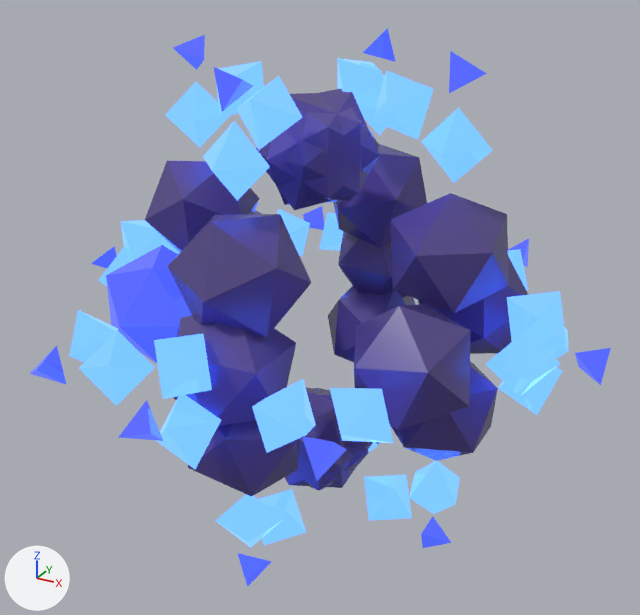
An edit to the glTF model public/glb/stone_02.glb, drawn before and after from the same camera.
The view is the same before and after, from a 50 mm lens placed at (1.125, -2.032, 1.005), pointed at (0.008, -0.001, -0.011). Arrows for +X, +Y and +Z are at lower left; the lights stay in place. The first picture is the older version. Where no turn or scale is listed for an object, it has been applied to the vertices.

Objects in the first picture: 'AUTO_RUNIC_STAR_INTERSECTION_XY_01', 'AUTO_RUNIC_STAR_INTERSECTION_XY_02', 'AUTO_RUNIC_STAR_INTERSECTION_XY_03', 'AUTO_RUNIC_STAR_INTERSECTION_XY_04', 'AUTO_RUNIC_STAR_INTERSECTION_XY_05', 'AUTO_RUNIC_STAR_INTERSECTION_XY_06', 'AUTO_RUNIC_STAR_INTERSECTION_XZ_02', 'AUTO_RUNIC_STAR_INTERSECTION_XZ_03', 'AUTO_RUNIC_STAR_INTERSECTION_XZ_04', 'AUTO_RUNIC_STAR_INTERSECTION_XZ_05', 'AUTO_RUNIC_STAR_INTERSECTION_XZ_06', 'AUTO_RUNIC_STAR_INTERSECTION_YZ_01', 'AUTO_RUNIC_STAR_INTERSECTION_YZ_02', 'AUTO_RUNIC_STAR_INTERSECTION_YZ_03', 'AUTO_RUNIC_STAR_INTERSECTION_YZ_04', 'AUTO_RUNIC_STAR_INTERSECTION_YZ_05', 'AUTO_RUNIC_STAR_INTERSECTION_YZ_06' and 42 more.
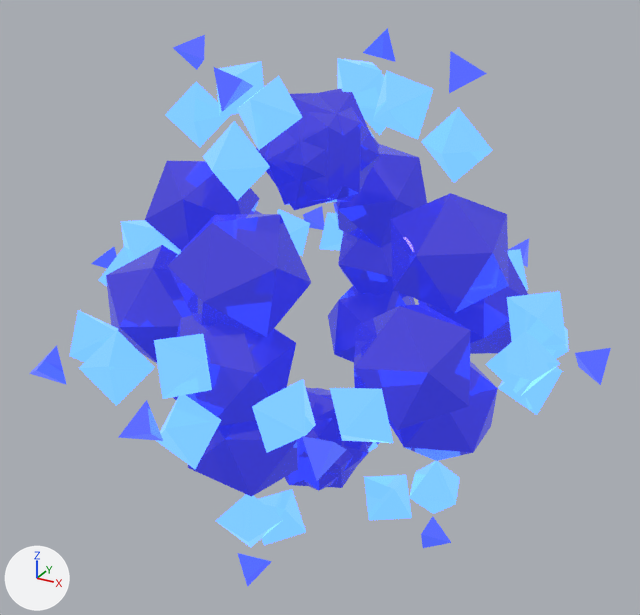
Location of each change, (x1, y1, x2, y2) in pixels of the pictures (640 x 615 px):
'AUTO_RUNIC_STAR_INTERSECTION_YZ_06', surface changed, recoloured (lighter): (168, 214, 311, 337) in both
'AUTO_RUNIC_STAR_INTERSECTION_XY_03', surface changed, recoloured: (354, 304, 471, 430) in both
'AUTO_RUNIC_STAR_INTERSECTION_XZ_04', surface changed, recoloured (lighter): (390, 193, 509, 313) in both
'AUTO_RUNIC_STAR_INTERSECTION_XY_02', surface changed, recoloured (lighter): (173, 315, 296, 426) in both
'AUTO_RUNIC_STAR_INTERSECTION_XY_01', surface changed, recoloured (darker): (106, 245, 192, 363) in both
'AUTO_RUNIC_STAR_INTERSECTION_XZ_06', surface changed, recoloured (lighter): (145, 161, 259, 252) in both
'AUTO_RUNIC_STAR_INTERSECTION_YZ_04', surface changed, recoloured (lighter): (333, 144, 427, 247) in both
'AUTO_RUNIC_STAR_INTERSECTION_XZ_05', surface changed, recoloured (lighter): (265, 92, 380, 205) in both
'AUTO_RUNIC_STAR_INTERSECTION_YZ_01', surface changed, recoloured (lighter): (188, 420, 300, 497) in both
'AUTO_RUNIC_STAR_INTERSECTION_YZ_05', surface changed, recoloured (lighter): (256, 89, 380, 210) in both
'AUTO_RUNIC_STAR_INTERSECTION_XZ_03', surface changed, recoloured (lighter): (390, 362, 498, 461) in both
'AUTO_RUNIC_STAR_INTERSECTION_XY_04', surface changed, recoloured (lighter): (418, 256, 528, 354) in both
'AUTO_RUNIC_STAR_INTERSECTION_YZ_03', surface changed, recoloured (lighter): (328, 286, 415, 362) in both
'AUTO_RUNIC_STAR_INTERSECTION_XY_05', surface changed, recoloured (lighter): (338, 231, 407, 297) in both
'AUTO_RUNIC_STAR_INTERSECTION_XZ_02', surface changed, recoloured (lighter): (304, 388, 368, 491) in both
'AUTO_RUNIC_STAR_INTERSECTION_YZ_02', surface changed, recoloured (lighter): (285, 388, 373, 488) in both
'AUTO_RUNIC_STAR_INTERSECTION_XY_06', surface changed, recoloured: (254, 210, 262, 214) in both

Edits to the bpy script that builds the scene:
```text
Change mat_auto_runic_star_mat_intersection:
    mat_auto_runic_star_mat_intersection.roughness: 0.225 -> 0.0
    mat_auto_runic_star_mat_intersection.metallic: 0.0 -> 0.577
    add mat_auto_runic_star_mat_intersection.emission_color = (0.017, 0.0232, 0.5)  # blue #232abc
    add mat_auto_runic_star_mat_intersection.emission_strength = 1.0
Change me_auto_runic_star_intersection_xy_01_mesh:
    where me_auto_runic_star_intersection_xy_01_mesh.from_pydata(...)  # 12 vertices, 20 faces; spans x -0.153..0.153, y -0.173..0.173, z -0.147..0.147
    remove me_auto_runic_star_intersection_xy_01_mesh.materials.append(mat_auto_runic_star_mat_outer)  # dark purple #2e1067, glowing blue #4862f3
    add me_auto_runic_star_intersection_xy_01_mesh.materials.append(mat_auto_runic_star_mat_intersection)  # blue #534682, glowing blue #232abc
```
